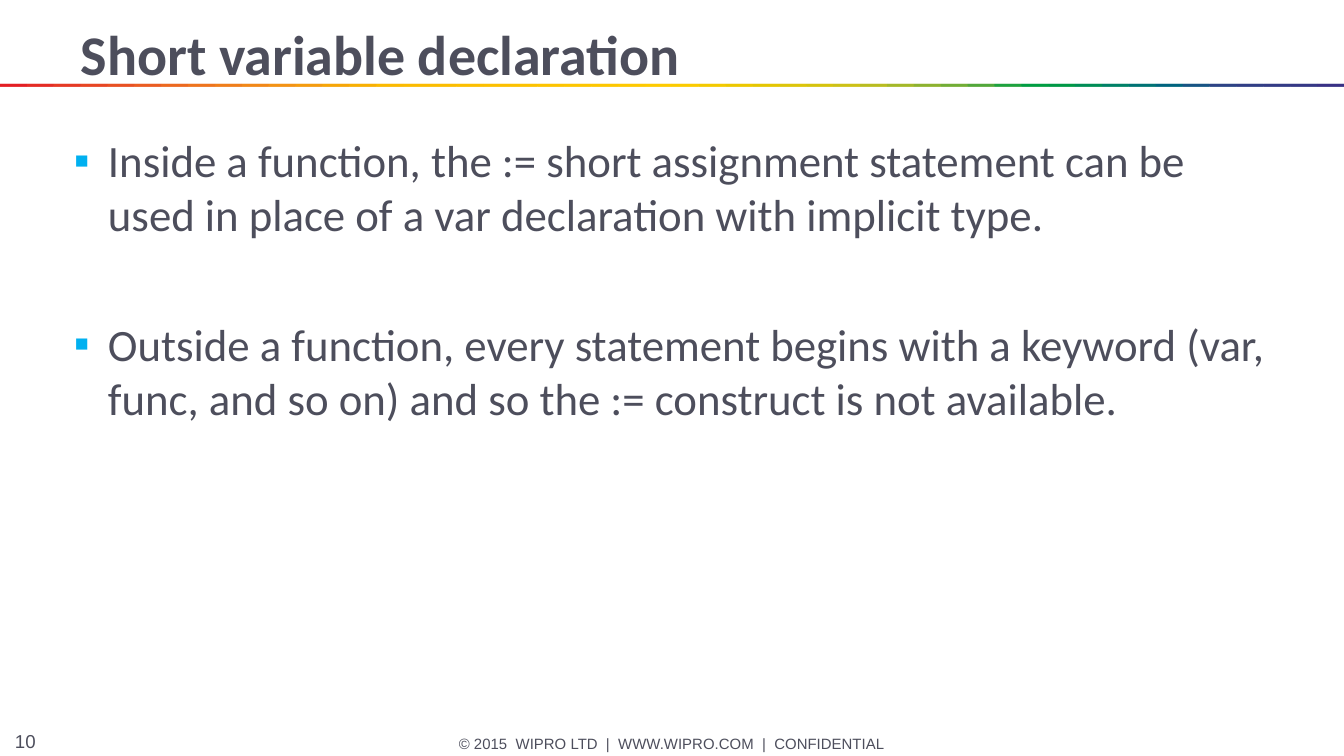
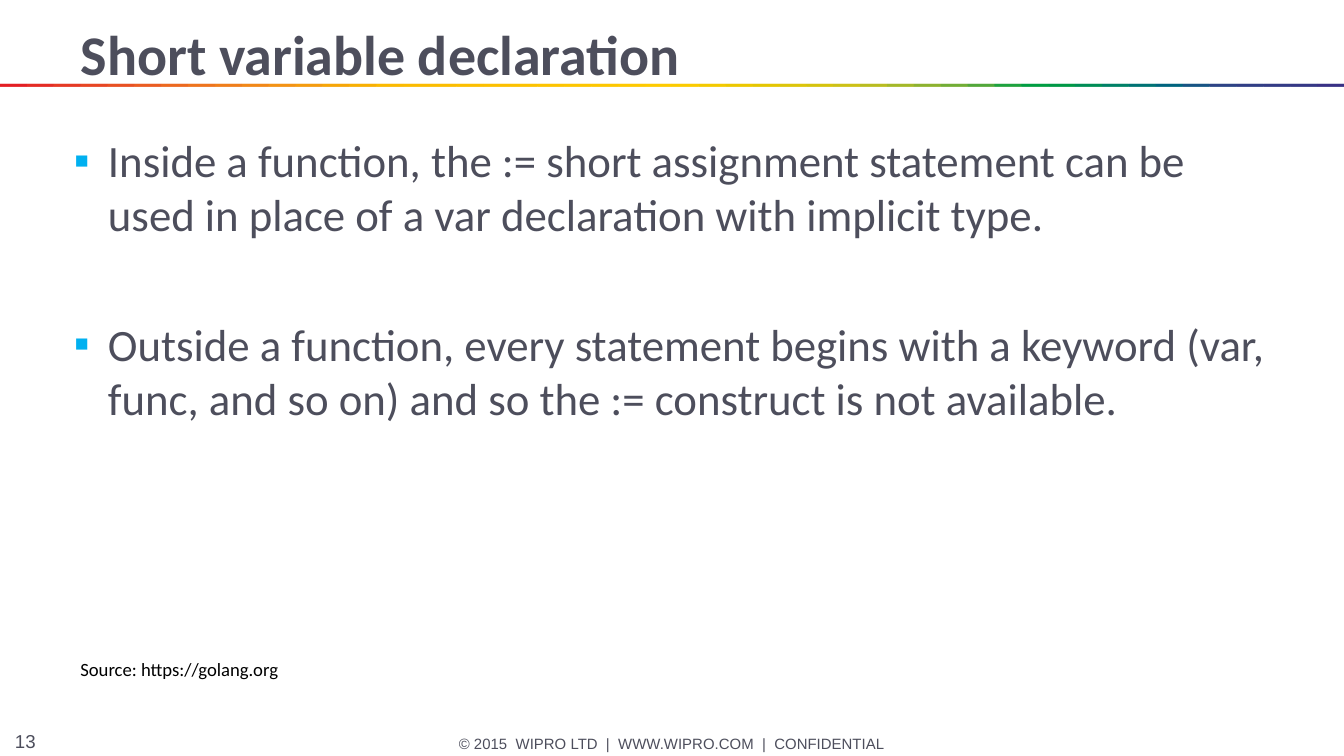
Before and after one commit to HANAND1979/go, a slide deck: slide 13 of go/Go.pptx (slide 10 before the commit). Drawn at 1344x756 pixels with LibreOffice and Linux fonts; fonts in the diff are those of the drawing. Boxes give left, top, right and bottom in pixels: in the first picture for what was removed or moved away, otherwise in the second. Text is boxed around its words. In the diff, an @@ line names an element or a change of style, - is before the commit and + after.

```diff
--- a/go/Go.pptx
+++ b/go/Go.pptx
@@ text added at [80,663,278,680], 10 pt, text #000000 @@
+Source: https://golang.org
@@ page number at [15,735,36,748]: text changed @@
-10
+13
```
Also in this commit, not shown: 10 other slides changed, 8 slides added, 3 slides removed.
